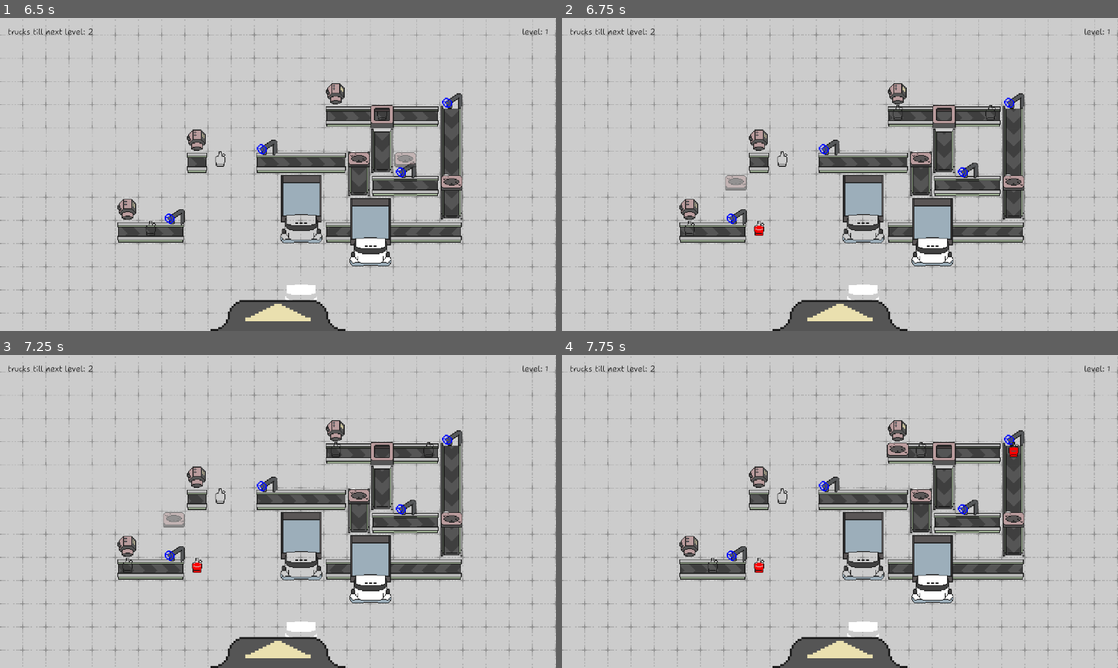
Above: before the commit, frames 1-4 (two rows, left to right).
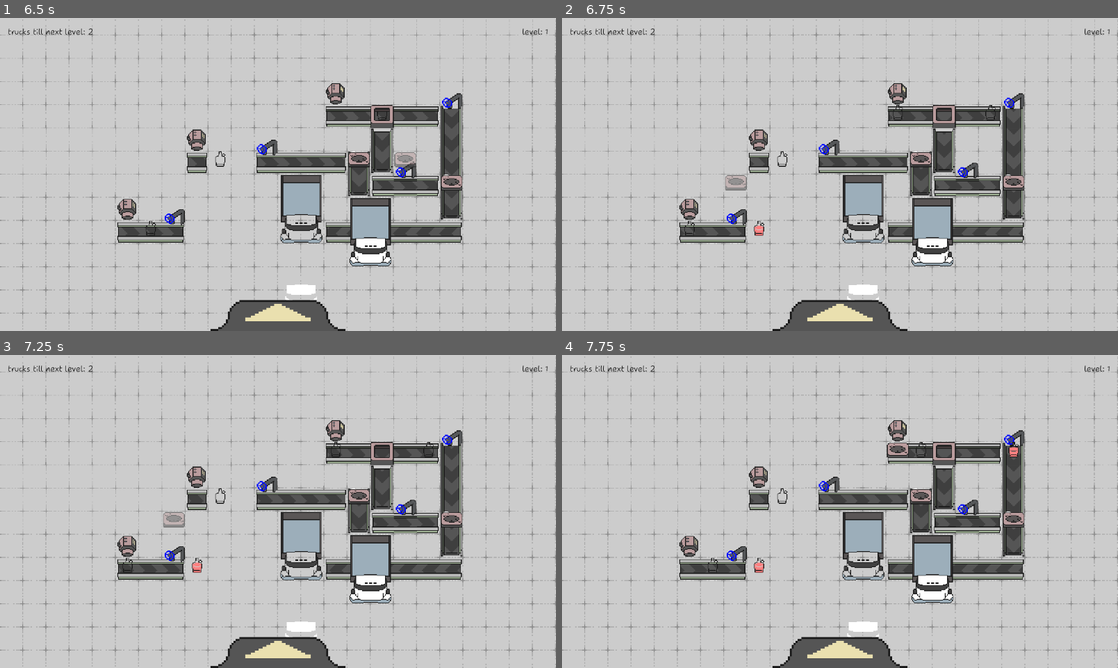
Above: after the commit, the same moments.

Repository: fennylol/juice_time
Game: Godot game, scene res://main.tscn
The game is run twice, just before and just after one commit, with the same random seed, the same clock (stepped at 60 frames per second) and the same inputs.
Inputs (mouse positions are in pixels of both pictures, inside the frame that each line leads up to):
- Up to frame 1 (6.5 s): click "PLAY GAME" at 0.5 s; click (278, 315) at 1.25 s; click (94, 268) at 2 s; click (278, 315) at 2.75 s; click (216, 268) at 3.5 s; click (278, 315) at 4.25 s; click (339, 268) at 5 s; move the mouse to (400, 158) at 5.77 s; click (400, 158) at 5.85 s
- Up to frame 2 (6.75 s): move the mouse to (728, 190) at 6.52 s; tap Space (faster) at 6.6 s
- Up to frame 3 (7.25 s): click (166, 527) at 6.8 s
- Up to frame 4 (7.75 s): move the mouse to (895, 442) at 7.27 s; click (895, 442) at 7.35 s

Frame 1 is identical in both runs. In frame 2, less than 0.1% of the frame differs, in the area x 34-37%, y 66-70%; in frame 3, less than 0.1%; in frame 4, less than 0.1%, in the area x 34-82%, y 29-70%.

Commit message:
juice has color now

Diff:
--- a/factory/factory_floor.gd
+++ b/factory/factory_floor.gd
@@ -3,12 +3,14 @@
 @onready var CONVEYOR_TILES:  TileMapLayer = $conveyors
 @onready var AUTO_COLOR:      TileMapLayer = $auto_color
 @onready var AUTO_TILES:      TileMapLayer = $auto_base
-@onready var BOTTLE_COLOR:    TileMapLayer = $bottle_color
+@onready var BOTTLE_COLOR:    Node2D       = $bottle_color
 @onready var BOTTLE_TILES:    TileMapLayer = $bottle_outline
 @onready var MACHINE_COLOR:   TileMapLayer = $machine_color
 @onready var MACHINE_TILES:   TileMapLayer = $machine_base
 @onready var GHOST_MACHINES:  TileMapLayer = $ghost_of_machine
 @onready var GHOST_CONVEYORS: TileMapLayer = $ghost_of_conveyor
+
+@onready var color_sprite = preload("res://sprites/color_sprite.tscn")
 
 signal shipped_truck(value: int, amount: int)
 
@@ -60,8 +62,8 @@
 signal colors(colors: Array)
 enum {HUE, POSITION}
 const NULL_BOTTLE_HUE = -1 #Color.BLACK
-var GLOBAL_SATURATION = 0.5
-var GLOBAL_LIGHTNESS = 0.5
+const GLOBAL_SATURATION = 0.5
+const GLOBAL_LIGHTNESS = 1.0
 var GLOBAL_PRECISION = 3
 var LAYER_COLOR_DICT = {}
 var COLOR_COMPLEXITY_DICT = {}
@@ -208,8 +210,9 @@
 ## GIVEN A TILEMAP POSITION "POS", RETURN THE BOTTLE'S "HUE" COMPONENT OF ITS COLOR
 ## as above, except works with hue instead of color, and works with the new TileMapLayer nodes
 func find_hue_from_pos(pos: Vector2i) -> float:
-	if BOTTLE_COLOR.get_used_cells().has(pos): return BOTTLE_COLOR.get_cell_tile_data(pos).modulate.h
-	else: return NULL_BOTTLE_HUE
+	for i in BOTTLE_COLOR.get_children():
+		if i.position == BOTTLE_TILES.map_to_local(pos): return i.modulate.h
+	return NULL_BOTTLE_HUE
 
 ## GIVEN A SPECIFIC COLOR, RETURN THE UNIVERSAL LAYER THAT IS ASSOCIATED WITH THAT COLOR
 func find_layer_from_color(c: Color) -> int:
@@ -472,14 +475,18 @@
 
 	## CLEAR BOTTLE TILEMAP AND PLACE NEW BOTTLE FOR EACH SUCCESSFUL ATTEMPT IN APPROPRIATE LAYER
 	BOTTLE_TILES.clear()
-	BOTTLE_COLOR.clear()
+	for i in BOTTLE_COLOR.get_children():
+		i.queue_free()
 	for new_bottle in successful_attempts:
 		BOTTLE_TILES.set_cell(new_bottle[POSITION], bottle_source, TILE_ATLAS["bottle"])
 		if new_bottle[HUE] != NULL_BOTTLE_HUE:
-			BOTTLE_COLOR.set_cell(new_bottle[POSITION], bottle_source, TILE_ATLAS["juice"])
-			BOTTLE_COLOR.get_cell_tile_data(new_bottle[POSITION]).modulate.h = new_bottle[HUE]
-			BOTTLE_COLOR.get_cell_tile_data(new_bottle[POSITION]).modulate.s = 1.0
-			BOTTLE_COLOR.get_cell_tile_data(new_bottle[POSITION]).modulate.v = 1.0
+			var new_bottle_sprite : Sprite2D  = color_sprite.instantiate()
+			BOTTLE_COLOR.add_child(new_bottle_sprite)
+			new_bottle_sprite.texture.region.position = Vector2(TILE_ATLAS.get("juice") * get_parent().SPRITE_WIDTH)
+			new_bottle_sprite.position = BOTTLE_TILES.map_to_local(new_bottle[POSITION])
+			new_bottle_sprite.modulate.h = new_bottle[HUE]
+			new_bottle_sprite.modulate.s = GLOBAL_SATURATION
+			new_bottle_sprite.modulate.v = GLOBAL_LIGHTNESS
 
 	## FLIP FLIPPERS IF FLIPPING
 	for pos in FLIPPER_STATE:
--- a/factory/factory_floor.tscn
+++ b/factory/factory_floor.tscn
@@ -71,9 +71,7 @@
 tile_map_data = PackedByteArray("AAAAAAAAAAAAAAEAAAAAAAEAAAAAAAIAAAAAAAIAAAAAAAMAAAABAAAAAAABAAEAAAABAAEAAAABAAIAAAABAAIAAAABAAMAAAAAAAQAAAACAAIAAAAAAAUAAAACAAMAAAABAAQAAAADAAIAAAABAAUAAAADAAMAAAA=")
 tile_set = ExtResource("3_jenf4")
 
-[node name="bottle_color" type="TileMapLayer" parent="."]
-use_parent_material = true
-tile_set = ExtResource("3_jenf4")
+[node name="bottle_color" type="Node2D" parent="."]
 
 [node name="bottle_outline" type="TileMapLayer" parent="."]
 use_parent_material = true
--- /dev/null
+++ b/sprites/color_sprite.tscn
@@ -0,0 +1,10 @@
+[gd_scene load_steps=3 format=3 uid="uid://bump8k18j1g7a"]
+
+[ext_resource type="Texture2D" uid="uid://huflvruv0cki" path="res://sprites/juice_master_sheet.png" id="1_tl231"]
+
+[sub_resource type="AtlasTexture" id="AtlasTexture_hraix"]
+atlas = ExtResource("1_tl231")
+region = Rect2(0, 0, 32, 32)
+
+[node name="ColorSprite" type="Sprite2D"]
+texture = SubResource("AtlasTexture_hraix")
